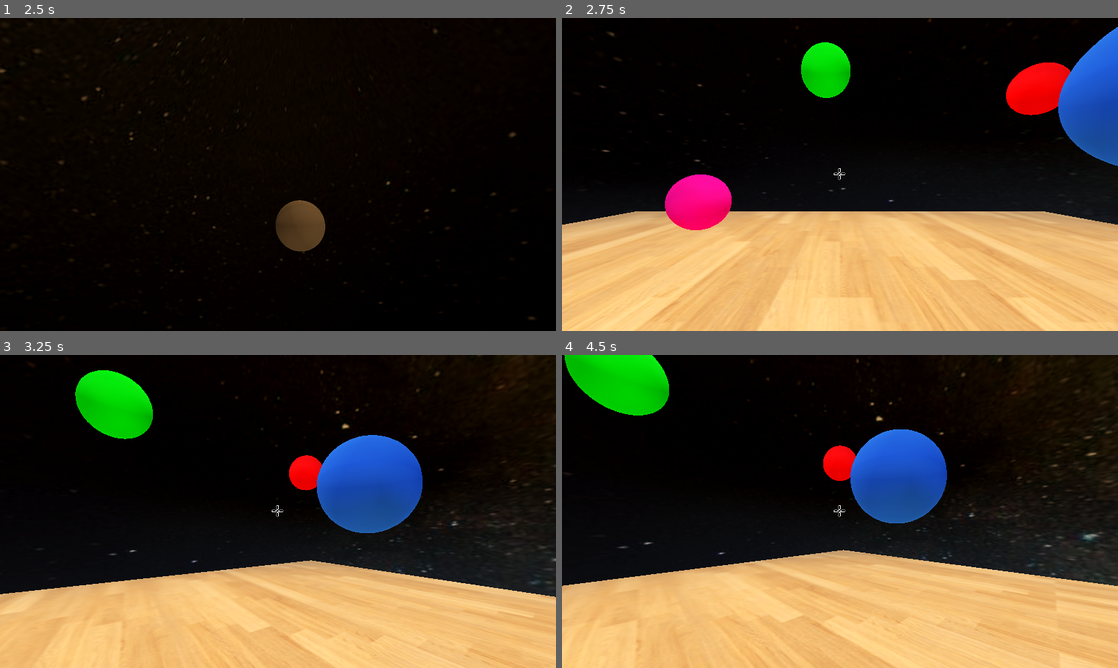
Above: before the commit, frames 1-4 (two rows, left to right).
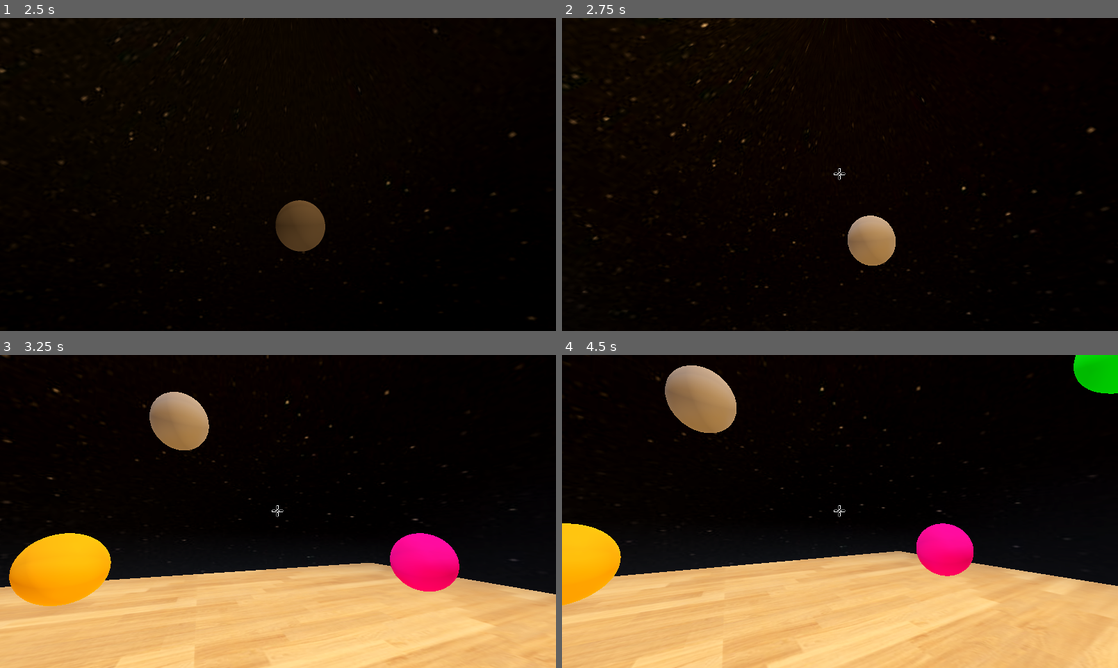
Above: after the commit, the same moments.

Repository: Aishgadol/Molecule1
Game: Godot game, scene res://Scenes/start_menu.tscn
Two runs of this game, one before a commit and one after it. Both use one fixed random seed, a clock stepped at 60 frames per second and the inputs below. The engine's default icon, where the game draws it, is replaced by a stand-in: a white triangle on a blue panel in a dark square. Sound files missing from this copy of the repository are replaced by a short silence.
Inputs (mouse positions are in pixels of both pictures, inside the frame that each line leads up to):
- Up to frame 1 (2.5 s): click "Start" at 0.5 s; move the mouse to (400, 158) at 1.27 s; click (400, 158) at 1.42 s; move the mouse to (166, 190) at 2.02 s; click (166, 190) at 2.17 s
- Up to frame 2 (2.75 s): no input
- Up to frame 3 (3.25 s): move the mouse to (289, 505) at 2.77 s; click (289, 505) at 2.92 s
- Up to frame 4 (4.5 s): tap Enter at 3.5 s; move the mouse to (834, 517) at 3.52 s; click (834, 517) at 3.67 s; tap Space at 4.25 s; move the mouse to (878, 514) at 4.27 s; click (878, 514) at 4.42 s

Frame 1 is identical in both runs. In frame 2, 46% of the frame differs, in the area x 0-100%, y 0-100%; in frame 3, 19%; in frame 4, 21%.
Error before the commit: Parse Error: Identifier "File" not declared in the current scope. (res://Scripts/world.gd:17)

Commit message:
progrss in the document manager entity

Diff:
--- /dev/null
+++ b/Scripts/DocumentManager.gd
@@ -0,0 +1,225 @@
+extends Node3D
+
+var script_path:String
+var script_path_global:String
+# Called when the node enters the scene tree for the first time.
+func _ready() -> void:
+	script_path = "res://gc.py"
+	script_path_global = ProjectSettings.globalize_path(script_path)
+	if !FileAccess.file_exists(script_path_global):
+		push_error("Python script 'gc.py' not found at path: %s" % script_path_global)
+	else:
+		print("Python script 'gc.py' found at path: %s" % script_path_global)
+
+
+
+# Called every frame. 'delta' is the elapsed time since the previous frame.
+func _process(delta: float) -> void:
+	pass
+
+func open_zmatrix_file() -> String:
+	var file_dialog = FileDialog.new()
+	file_dialog.access = FileDialog.ACCESS_FILESYSTEM
+	file_dialog.mode = FileDialog.FILE_MODE_OPEN_FILE
+	file_dialog.filters = ["*.csv", "*.txt", "*.zmat"]
+	add_child(file_dialog)
+	file_dialog.popup_centered()
+
+	await file_dialog.wait_for_signal("file_selected")
+	var file_path = file_dialog.get_current_path()
+	if file_path:
+		var content = load_file_content(file_path)
+		if content != null and is_valid_zmatrix(content):
+			return content
+		else:
+			print("Invalid Z-matrix format.")
+			return ""
+	else:
+		print("No file selected.")
+		return ""
+
+func load_file_content(file_path: String) -> String:
+	var file = FileAccess.open(file_path, FileAccess.WRITE)
+	if file !=null:
+		var content = file.get_as_text()
+		file.close()
+		return content
+	else:
+		return ""
+
+func is_valid_zmatrix(content: String) -> bool:
+	var lines = content.strip_edges().split("\n", false)
+	var line_count = 0
+	for line in lines:
+		line = line.strip_edges()
+		if line == "":
+			continue  # Skip empty lines
+		var tokens = line.split()
+		line_count += 1
+		if line_count == 1:
+			# First line should have one token
+			if tokens.size() != 1:
+				return false
+		elif line_count == 2:
+			# Second line should have three tokens
+			if tokens.size() != 3:
+				return false
+		elif line_count == 3:
+			# Third line should have five tokens
+			if tokens.size() != 5:
+				return false
+		else:
+			# Subsequent lines should have seven tokens
+			if tokens.size() != 7:
+				return false
+	return true
+
+func convert_zmatrix_to_coordinates(z_matrix_string: String) -> Array:
+	var coordinates = []
+	var zmat_file_path = "user://temp_zmat.zmat"  # Changed to user:// for export compatibility
+
+	# Write the Z-matrix string to a temporary file using FileAccess
+	var zmat_file = FileAccess.open(zmat_file_path, FileAccess.WRITE)
+	if zmat_file == null:
+		push_error("Failed to write Z-matrix to temporary file.")
+		return coordinates
+	zmat_file.store_string(z_matrix_string)
+	zmat_file.close()
+
+	# Get absolute paths
+	var zmat_file_global = ProjectSettings.globalize_path(zmat_file_path)
+	var script_path = ProjectSettings.globalize_path("res://gc.py")
+	var python_executable = "python"  # Update this if Python is not in your PATH
+
+	# Debugging: Print the paths and arguments to verify
+	print("Z-matrix file path:", zmat_file_global)
+	print("Python script path:", script_path)
+
+	# Prepare arguments for the Python script
+	var args = PackedStringArray([script_path, "-zmat", zmat_file_global])
+	print("Arguments passed to Python:", args)
+
+	# Run the Python script using OS.execute()
+	var output = []
+	var exit_code = OS.execute(python_executable, args, output, true)  # 'true' to capture stderr
+
+	# Check for errors during execution
+	if exit_code != 0:
+		push_error("Python script execution failed with exit code: %d" % exit_code)
+		for x in output:
+			push_error("Error output: %s" % (x + "\n"))
+		return coordinates
+
+	# Get the output from the process
+	var stdout:String=""
+	for i in range(output.size()):
+		output[i]+="\n"
+		stdout+=output[i]
+	#var stdout:String = String(output)
+	var lines = stdout.strip_edges().split("\n")
+	#for l in lines:
+		#print( l )  # Debug print to see each line
+
+	if lines.size() < 3:
+		push_error("Invalid output from Python script.")
+		return coordinates
+
+	var num_atoms = int(lines[0])
+	var title_line = lines[1]
+
+	if lines.size() < num_atoms + 2:
+		push_error("Incomplete atom data in output.")
+		return coordinates
+
+	# Extract atom coordinates
+	for i in range(2, 2 + num_atoms):
+		var line = lines[i].strip_edges()
+
+		if line == "":
+			print("Line is empty, skipping...")
+			continue
+
+		line = line.replace("\t", " ")  # Replace tabs with spaces
+		line = line.replace("\r", " ")  # Replace carriage returns with spaces
+		line = line.replace("  ", " ")  # Ensure multiple spaces are reduced to one
+
+		# Split the cleaned line
+		var tokens = line.split(" ", false)  # Split by single spaces
+
+		if tokens.size() != 4:
+			push_error("Invalid atom line: %s" % line)
+			continue
+
+		var symbol = tokens[0]
+		var z = float(tokens[1])
+		var x = float(tokens[2])
+		var y = float(tokens[3])
+		#print("Adding atom: symbol=%s, x=%f, y=%f, z=%f" % [symbol, x, y, z])  # Debug print
+
+		coordinates.append({
+			"symbol": symbol,
+			"position": Vector3(x, y, z),
+		})
+
+	# Clean up temporary files
+	var dir = DirAccess.open("user://")  # Ensure user:// is being used
+	if dir:
+		dir.remove("temp_zmat.zmat")
+
+	return coordinates
+
+
+func convert_coordinates_to_zmatrix(cartesian_string: String) -> String:
+	var zmat_string = ""
+	var xyz_file_path = "user://temp_xyz.xyz"  # Path to store the Cartesian coordinates
+
+	# Clean the input string to ensure proper formatting
+	cartesian_string = cartesian_string.replace("\t", " ")  # Replace tabs with spaces
+	cartesian_string = cartesian_string.replace("\r", " ")  # Replace carriage returns with spaces
+	while cartesian_string.find("  ") != -1:  # Replace multiple spaces with a single space
+		cartesian_string = cartesian_string.replace("  ", " ")
+
+	# Write the cleaned Cartesian string to a temporary XYZ file using FileAccess
+	var xyz_file = FileAccess.open(xyz_file_path, FileAccess.WRITE)
+	if xyz_file == null:
+		push_error("Failed to write Cartesian coordinates to temporary file.")
+		print("file null")
+		return zmat_string
+	xyz_file.store_string(cartesian_string)
+	xyz_file.close()
+
+	# Get absolute paths
+	var xyz_file_global = ProjectSettings.globalize_path(xyz_file_path)
+	var script_path = ProjectSettings.globalize_path("res://gc.py")
+	var python_executable = "python"  # Update this if Python is not in your PATH
+
+	# Prepare arguments for the Python script to convert XYZ to Z-matrix
+	var args = PackedStringArray([script_path, "-xyz", xyz_file_global])
+	print("Arguments passed to Python:", args)
+
+	# Run the Python script using OS.execute()
+	var output = []
+	var exit_code = OS.execute(python_executable, args, output, true)  # 'true' to capture stderr
+
+	# Check for errors during execution
+	if exit_code < 0:
+		push_error("Python script execution failed with exit code: %d" % exit_code)
+		print("exitcode")
+		for x in output:
+			push_error("Error output: %s" % (x + "\n"))
+		return zmat_string
+
+	# Get the output from the process
+	var stdout:String = ""
+	for i in range(output.size()):
+		stdout += output[i] + "\n"
+
+	# The output is expected to be the Z-matrix
+	zmat_string = stdout.strip_edges()
+
+	# Clean up temporary files
+	var dir = DirAccess.open("user://")
+	if dir:
+		dir.remove("temp_xyz.xyz")
+
+	return zmat_string
--- a/Scripts/world.gd
+++ b/Scripts/world.gd
@@ -12,9 +12,8 @@
 func _ready() ->void:
 	camera.set_root(self)
 	camera.rotation_degrees=Vector3(45,105,0)
-	var path="user://temp_zmat.zmat"
 
-	var zmat_file=File.new()
+
 
 func _process(delta: float) -> void:
 	if Input.is_action_just_pressed("pause") and !going_back:  # This is typically mapped to the ESC key
